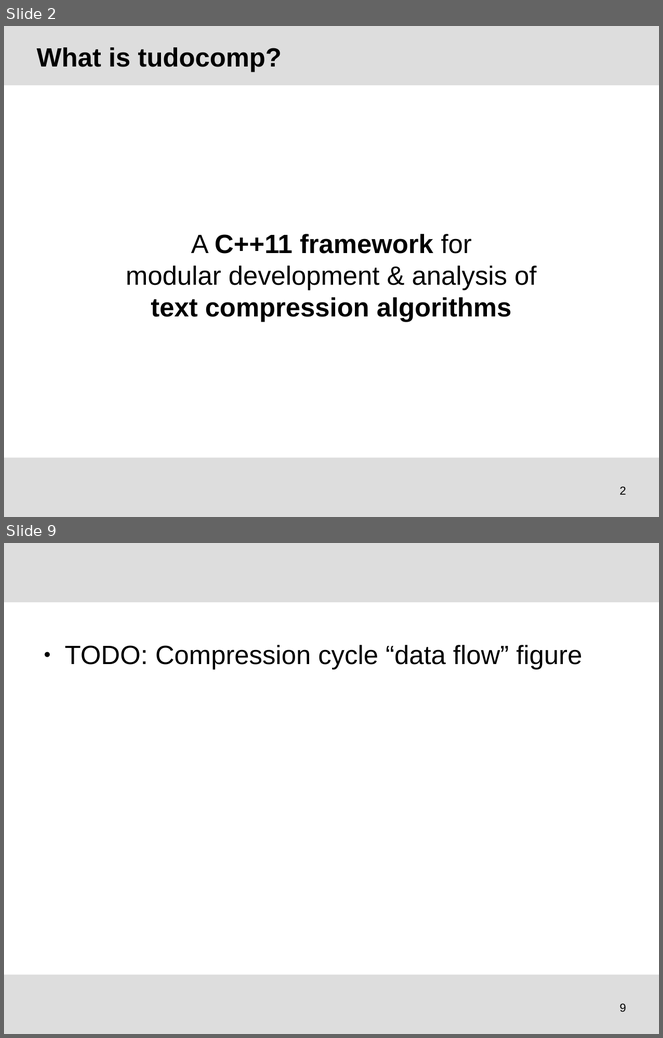
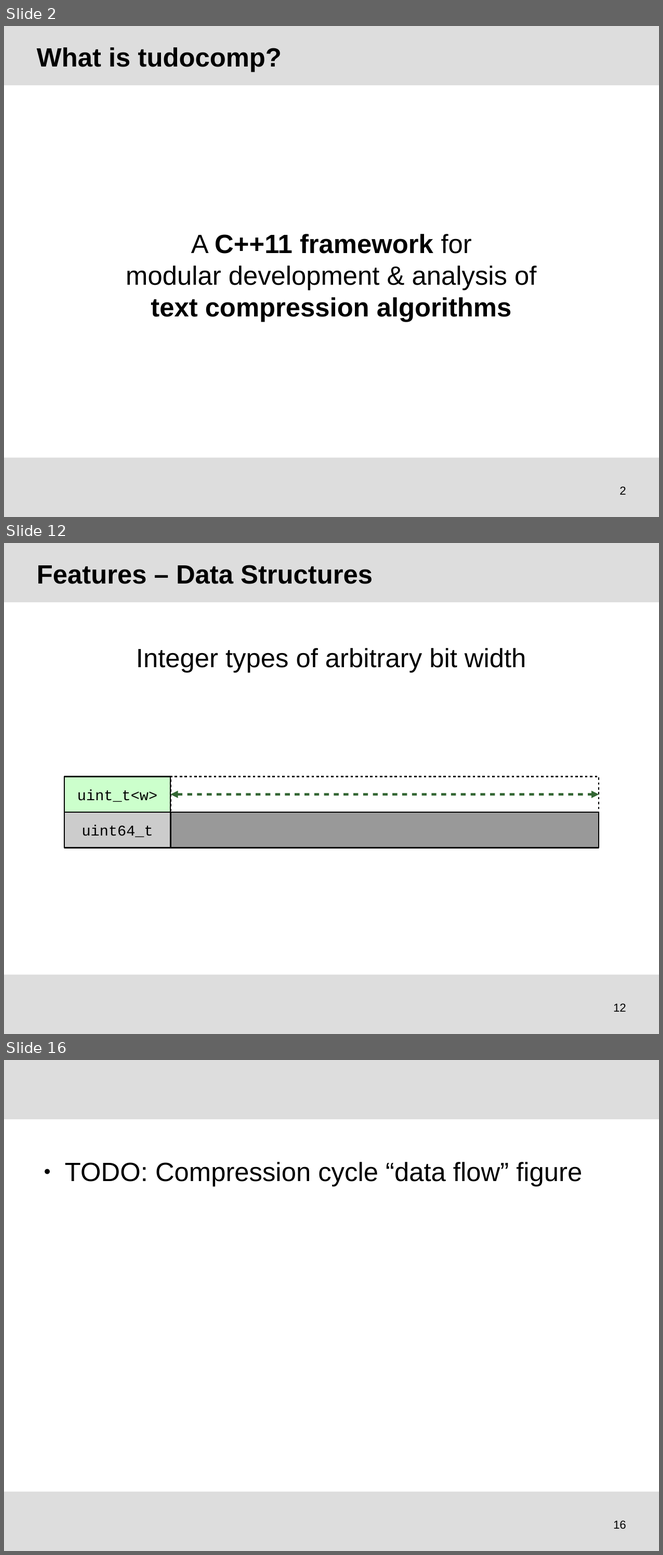
Before and after one commit to tudocomp/tudocomp, a slide deck: etc/presentation.odp. Shown one above the other, each under a label of ours: slides 2 and 9 before the commit, slides 2, 12 and 16 after it; the slides between them are not shown. The pictures are 663x1038 and 663x1555 pixels, drawn with LibreOffice and Linux fonts; fonts in the diff are those of the drawing; background and template pictures are left out. Boxes give left, top, right and bottom in pixels: in the first picture for what was removed or moved away, otherwise in the second. Text is boxed around its words. In the diff, an @@ line names an element or a change of style, - is before the commit and + after.

```diff
--- a/etc/presentation.odp
+++ b/etc/presentation.odp
@@ slide 12 added at [4, 543, 659, 1034], background #FFFFFF; not listed: 2 template elements that a slide beside it also shows @@
@@ title added at [37, 565, 373, 584], 32 pt, text #000000, bold @@
+Features – Data Structures
@@ text added at [136, 648, 527, 673], 32 pt, text #000000 @@
+Integer types of arbitrary bit width
@@ rectangle added at [64, 776, 170, 812], fill #CCFFCC, outline #000000 1.5 pt, 18 pt, text #000000 @@
+uint_t<w>
@@ rectangle added at [170, 776, 599, 812], outline #000000 1.5 pt @@
@@ double arrow added from (170, 795) to (599, 795), #336633 3 pt @@
@@ rectangle added at [64, 812, 170, 848], fill #CCCCCC, outline #000000 1.5 pt, 18 pt, text #000000 @@
+uint64_t
@@ rectangle added at [170, 812, 599, 848], fill #999999, outline #000000 1.5 pt @@
@@ page number added at [613, 1004, 626, 1012], 14 pt, text #000000 @@
+12
@@ what was slide 9 is now slide 16 @@
@@ page number at [613, 1521, 626, 1530]: text changed @@
-9
+16
```
Also in this commit, not shown: 6 slides changed, 6 other slides added, 1 slide removed.
